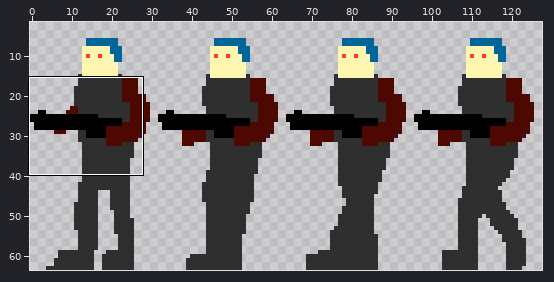
Sprite sheet, stored at raw-assets/enemies.png. Above: a wide view before the commit, with the close-up outlined.
Close-up. Old version:
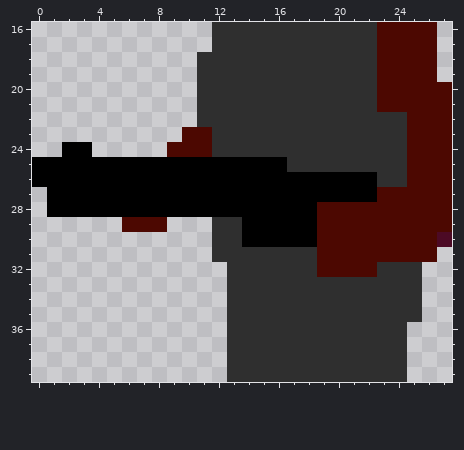
The file is 128x64 pixels. Shown: x 0..27, y 16..39. The wide view leaves out empty margins.
The same view after the edit:
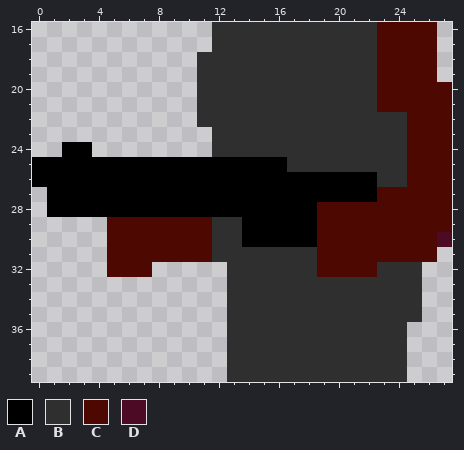
Palette (. is transparent): A #000000  B #2f2f2f  C #4c0801  D #4c0a25
Change:
@@ x 7..13 @@
 22 ....BBB
-23 ...CCBB
-24 ..CCCBB
+23 .....BB
+24 .....BB
 25 AAAAAAA
@@ x 3..13 @@
 28 AAAAAAAAAAA
-29 ...CCC...BB
-30 .........BB
-31 .........BB
-32 ..........B
+29 ..CCCCCCCBB
+30 ..CCCCCCCBB
+31 ..CCCCCCCBB
+32 ..CCC.....B
 33 ..........B
